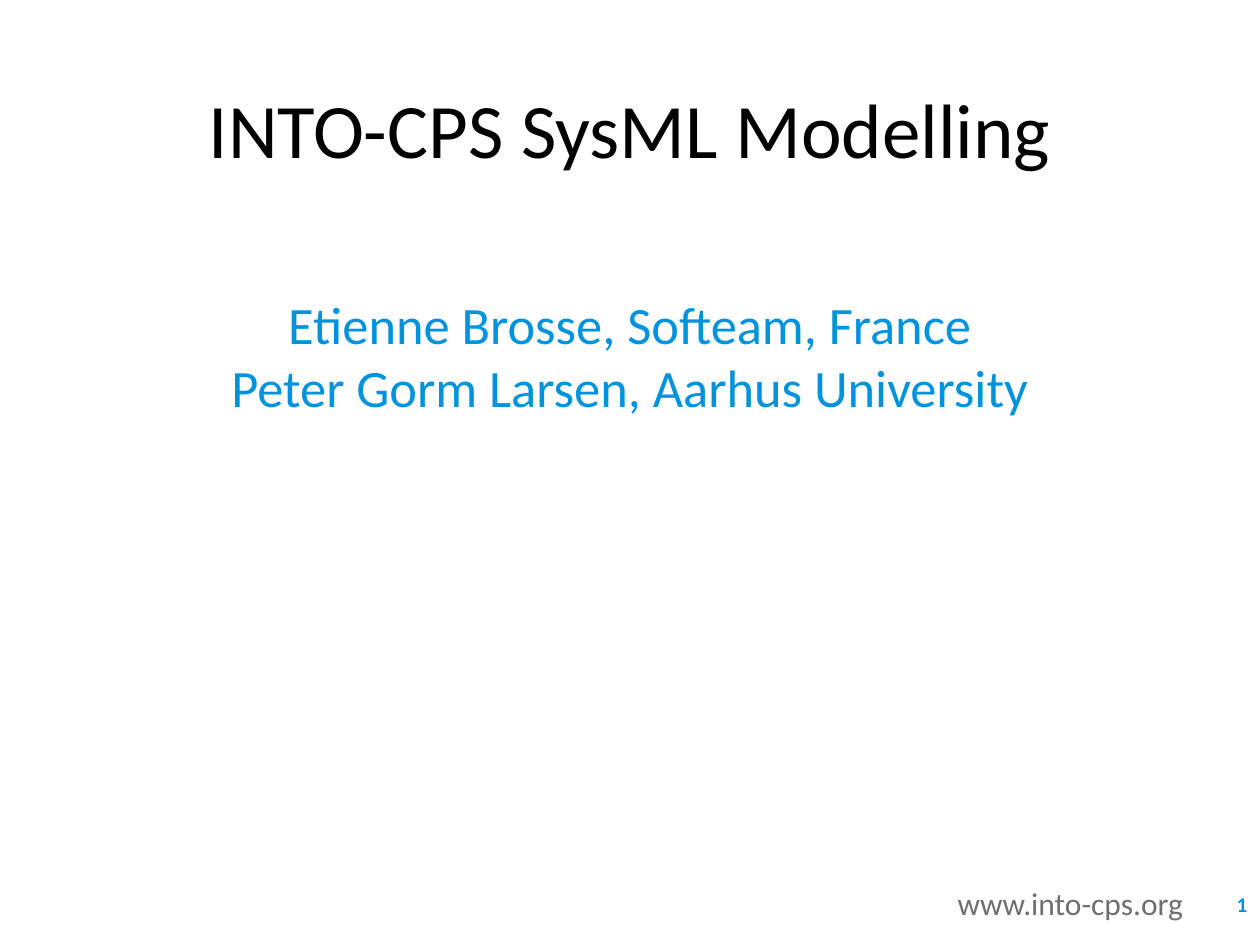
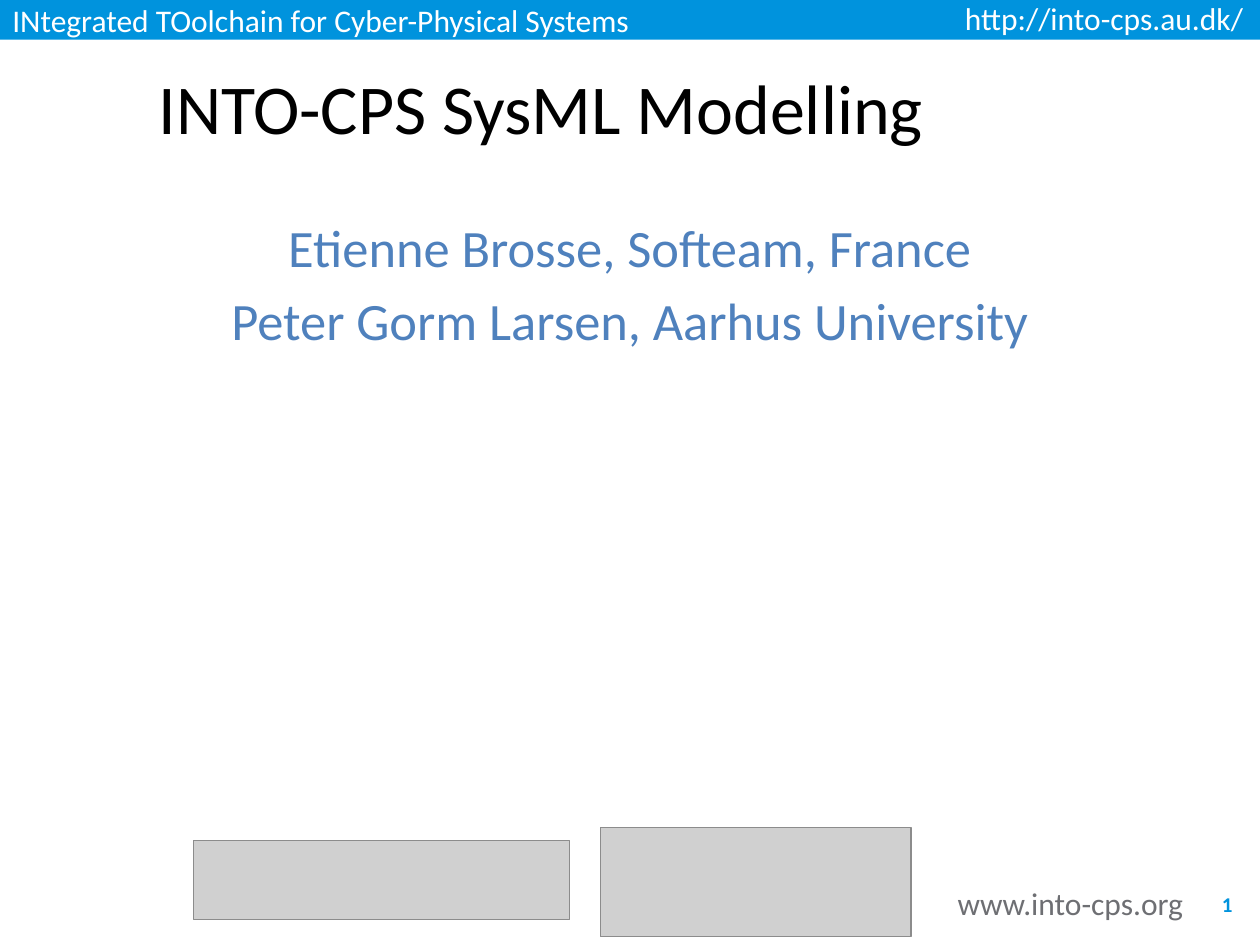
Before and after one commit to INTO-CPS-Association/training, a slide deck: slide 1 of slides/INTOCPS-SysML.pptx. Drawn at 1260x945 pixels with LibreOffice and Linux fonts; fonts in the diff are those of the drawing; grey boxes stand for pictures; background and template pictures are left out. Boxes give left, top, right and bottom in pixels: in the first picture for what was removed or moved away, otherwise in the second. Text is boxed around its words. In the diff, an @@ line names an element or a change of style, - is before the commit and + after.

Commit message:
Updated slides

```diff
--- a/slides/INTOCPS-SysML.pptx
+++ b/slides/INTOCPS-SysML.pptx
@@ rectangle added at (0,0,1260,39), fill #0093DD, 18 pt, text #FFFFFF @@
+INtegrated TOolchain for Cyber-Physical Systems
@@ text added at (965,8,1243,35), 18 pt, text #FFFFFF @@
+http://into-cps.au.dk/
@@ title "INTO-CPS SysML Modelling": place and size @@
-title "INTO-CPS SysML Modelling" at (209,104,1050,172)
+title "INTO-CPS SysML Modelling" at (158,85,923,146)
@@ title "INTO-CPS SysML Modelling" at (158,85,923,146): size 44 to 40 pt @@
@@ text "Etienne Brosse, Softeam, France": place and size @@
-text "Etienne Brosse, Softeam, France" at (231,307,1028,416)
+text "Etienne Brosse, Softeam, France" at (231,231,1028,349)
@@ text "Etienne Brosse, Softeam, France" at (231,231,1028,349): text colour #0093DD to #4F81BD; more space between paragraphs; vertical alignment middle to top @@
@@ picture added at (600,828,911,937) @@
@@ picture added at (194,840,570,920) @@
@@ page number: place and size @@
-page number at (1237,898,1248,912)
+page number at (1222,898,1233,912)
```
Also in this commit, not shown: 36 other slides changed, 3 other files.
